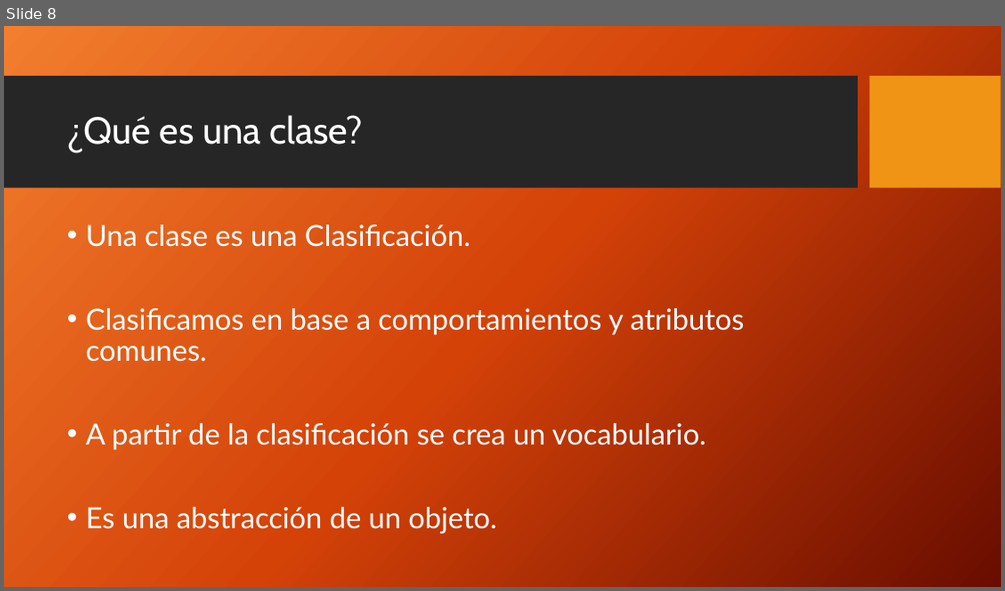
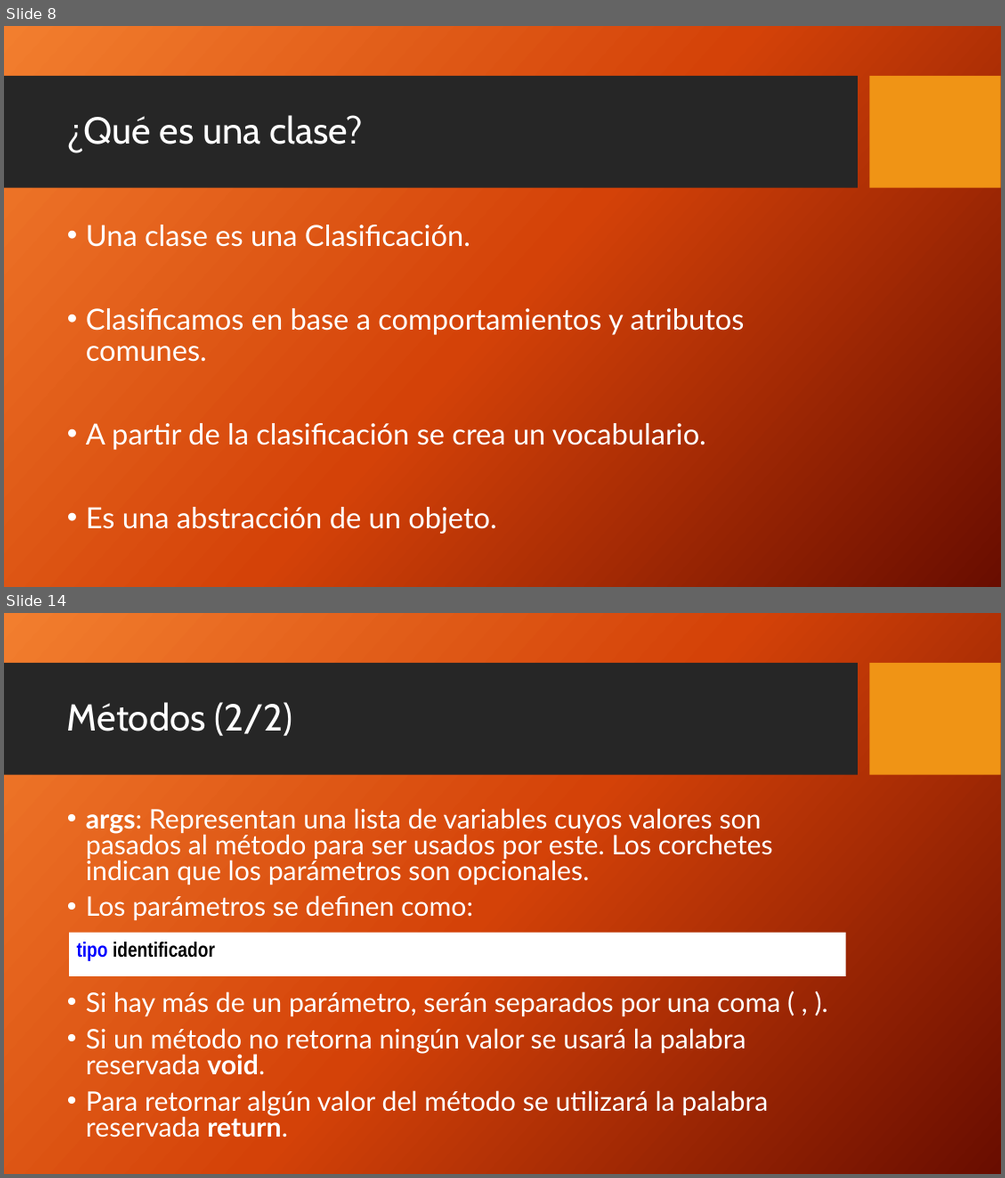
Before and after one commit to FedeDavila1984/utn_prog_y_lab_II, a slide deck: PPTs/ProgramacionII_Clase_02-2018.pptx. Shown one above the other, each under a label of ours: slide 8 before the commit, slides 8 and 14 after it; the slides between them are not shown. The pictures are 1005x591 and 1005x1178 pixels, drawn with LibreOffice and Linux fonts; fonts in the diff are those of the drawing; background and template pictures are left out. Boxes give left, top, right and bottom in pixels: in the first picture for what was removed or moved away, otherwise in the second. Text is boxed around its words. In the diff, an @@ line names an element or a change of style, - is before the commit and + after.

```diff
--- a/PPTs/ProgramacionII_Clase_02-2018.pptx
+++ b/PPTs/ProgramacionII_Clase_02-2018.pptx
@@ slide 14 added at (x1=4, y1=613, x2=1001, y2=1174), background picture (left out); not listed: 2 template elements that a slide beside it also shows @@
@@ title added at (x1=67, y1=702, x2=292, y2=736), 36 pt, text #FFFFFF @@
+Métodos (2/2)
@@ text added at (x1=86, y1=808, x2=780, y2=1137), 25.9 pt, text #FFFFFF @@
+• args: Representan una lista de variables cuyos valores son pasados al método para ser usados por este. Los corchetes indican que los parámetros son opcionales.
+• Los parámetros se definen como:
+• Si hay más de un parámetro, serán separados por una coma ( , ).
+• Si un método no retorna ningún valor se usará la palabra reservada void.
+• Para retornar algún valor del método se utilizará la palabra reservada return.
@@ rectangle added at (x1=69, y1=933, x2=846, y2=976), fill #FFFFFF, 20 pt, text #000000, bold @@
+tipo identificador
```
Also in this commit, not shown: 2 slides changed, 12 other slides added, 9 other files.
